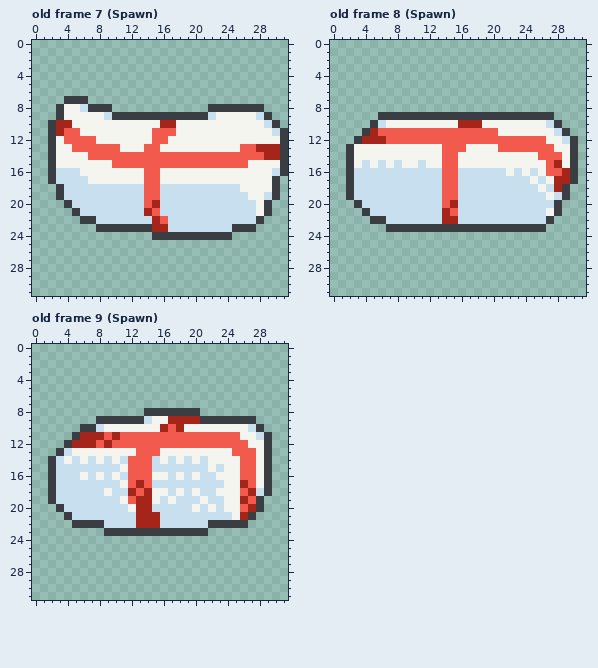
A pixel-art file gets an edit: Assets/img/present.ase. Above is the file before it was changed.
32x32 pixels, 9 frames. Colours within 5 levels of each other are drawn and written as one. Shown: old frame 7 (Spawn), old frame 8 (Spawn), old frame 9 (Spawn). The commit also changed other frames, which this record leaves out.
And afterwards:
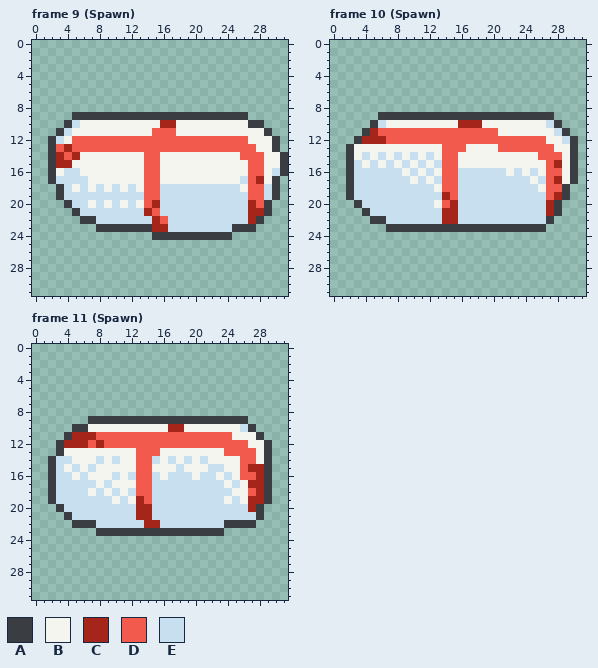
Palette (. is transparent): A #3a3d42  B #f5f5f0  C #a5251b  D #f25a4e  E #c8dff0
Changes in this commit:
frames 9 -> 12
Changed rows in their new state; - is an unchanged pixel.
Frame 9 (Spawn) against old frame 7 (Spawn):
first column x 2:
 7 --...-------------------------
 8 -.......------------.......---
 9 -..AAAAA------------AAAAA...--
10 ..AE---------------------AA..-
11 .AEB-----------------------A..
12 -EB---DDDDDDD--DDDDDDDDDD---A.
13 -DC------DDD--DDDDDDDDDD--BBA.
14 -CDC-BBBBBBB--BBBBBBBBBB---BB-
15 -CC-----BBBB--BBBBBBBBBBBDD---
16 -B-----------------------DD---
17 ------------------------EDC---
18 ---B-B-B-B-B-------------DDE--
19 -------------------------DD---
20 -----B-B-B-B-------------CD---
21 -------------------------CC---
22 -------------------------C----
Frame 10 (Spawn) against old frame 8 (Spawn):
first column x 3:
14 -E-E-E-E-E-----------------
15 EBEBEBE---E----------------
16 ------B-B-B---------------B
17 -------B-B--------------D-B
18 ----------B-------------DD-
19 -----------C------------DC-
20 ----------B-------------C--
21 ------------C-----------C--
Frame 11 (Spawn) against old frame 9 (Spawn):
first column x 3:
 8 -----------.......---------
 9 ----A------AAAAAAA------.--
10 --A-BB-------BC--------EA.-
11 -AC--D-D--------------B--A.
12 AC--DCD--------------------
13 -B-------------------D-----
14 -EB-BEBEBB-----------------
15 -B-B-BBB-B--BBB-BBBE----CC-
16 --BEB-BEBE--E--E-----E---C-
17 -----B-B-BD-----------EBCC-
18 ----B---BE-DEE-E-E--EE-BDC-
19 -------BEB-DE-E---E---EBCCA
20 ---------E-------E-E-EEE---
21 ------------E---------EEEA-
22 -----E----E--------EE---A--
23 -----A-------------AA------
